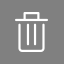
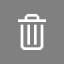
Layered file, before and after one edit (w=64, h=64). Changes by layer:
renamed "Shape 4" to "Rectangle 14", painted on it over box(15, 12, 48, 52)
